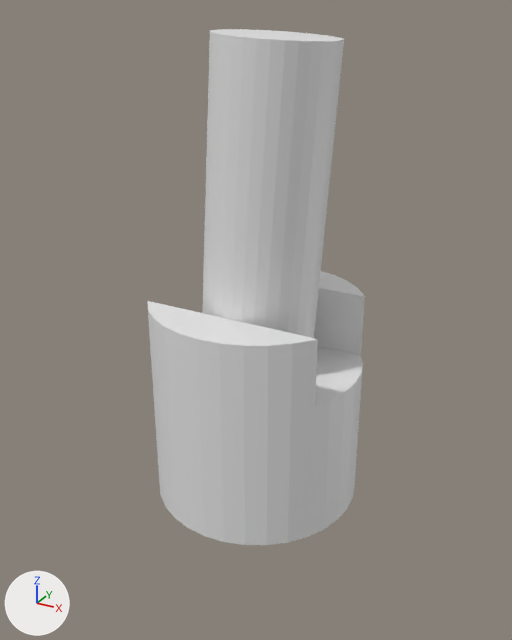
What one commit did to the FBX model Assets/Blender/Switch/onetime-switch.fbx.
Before and after are seen from a 50 mm lens placed at (3.77, -6.88, 5.75), pointed at (-0.08, 0.11, 2.25). Arrows for +X, +Y and +Z are at lower left; the lights stay in place. The first picture is the older version. Where no turn or scale is listed for an object, it has been applied to the vertices.

Names of what the first picture shows: 'Cylinder', 'OneTimeSwitchBase'.
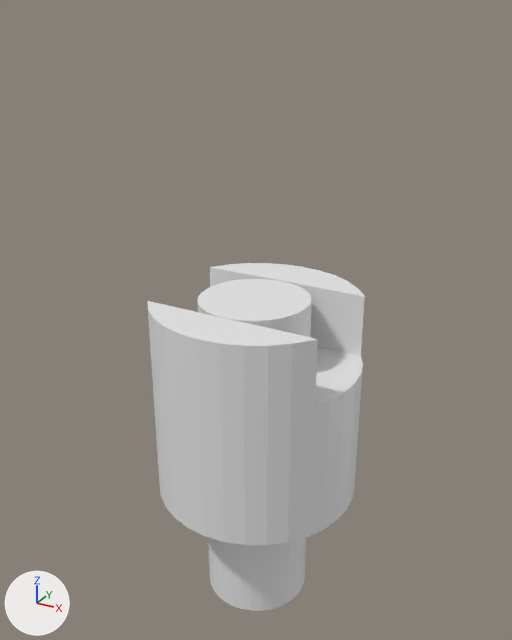
Pixel boxes (x1, y1, x2, y2) of what changed, in the pictures (512 x 640 px):
'Cylinder', moved, turned: before (202, 29, 344, 338); after (197, 279, 311, 611)

Edits to the bpy script that builds the scene:
```text
Change ob_cylinder:
    ob_cylinder.location: (0.09, 0.0, 3.39) -> (-0.01, 0.0, 0.47)
    ob_cylinder.rotation_euler: (0.0, 0.0638, 0.0) -> (0.0, -0.0102, 0.0)  # degrees (0, 3.7, 0) -> degrees (0, -0.6, 0)
```
